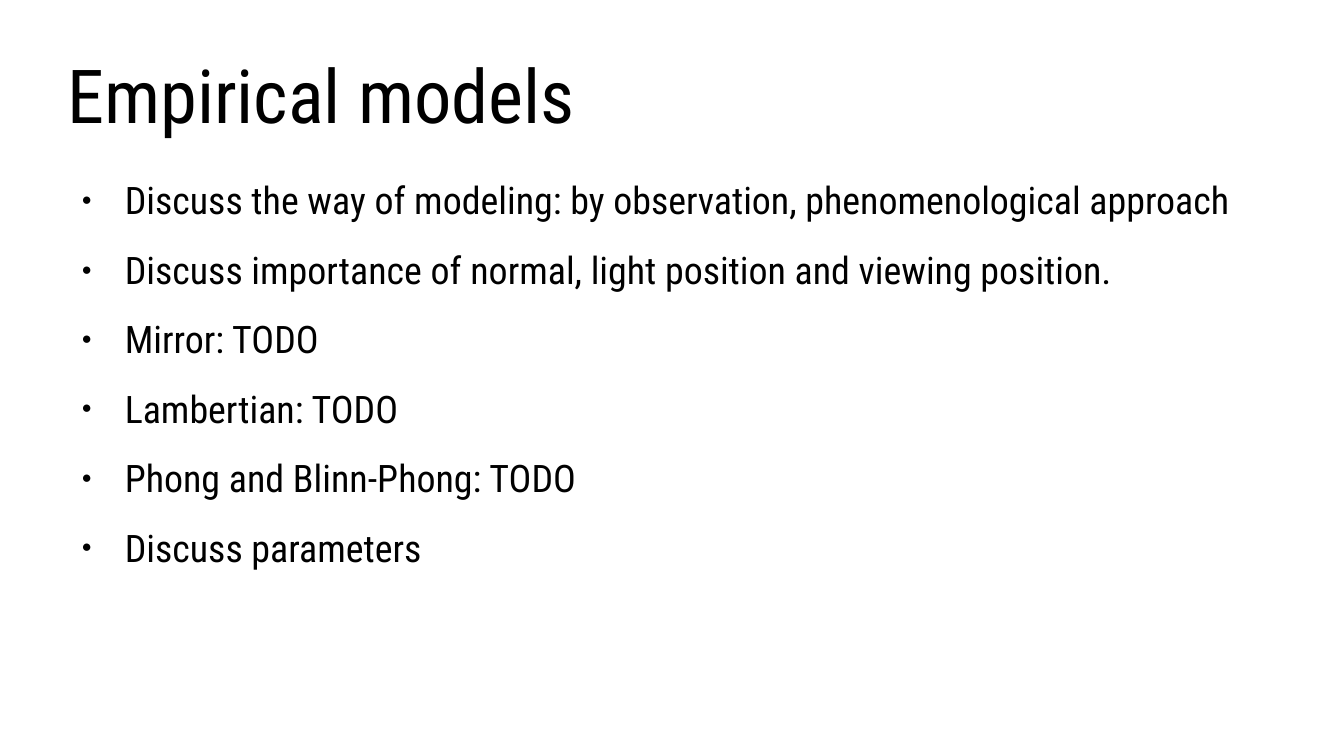
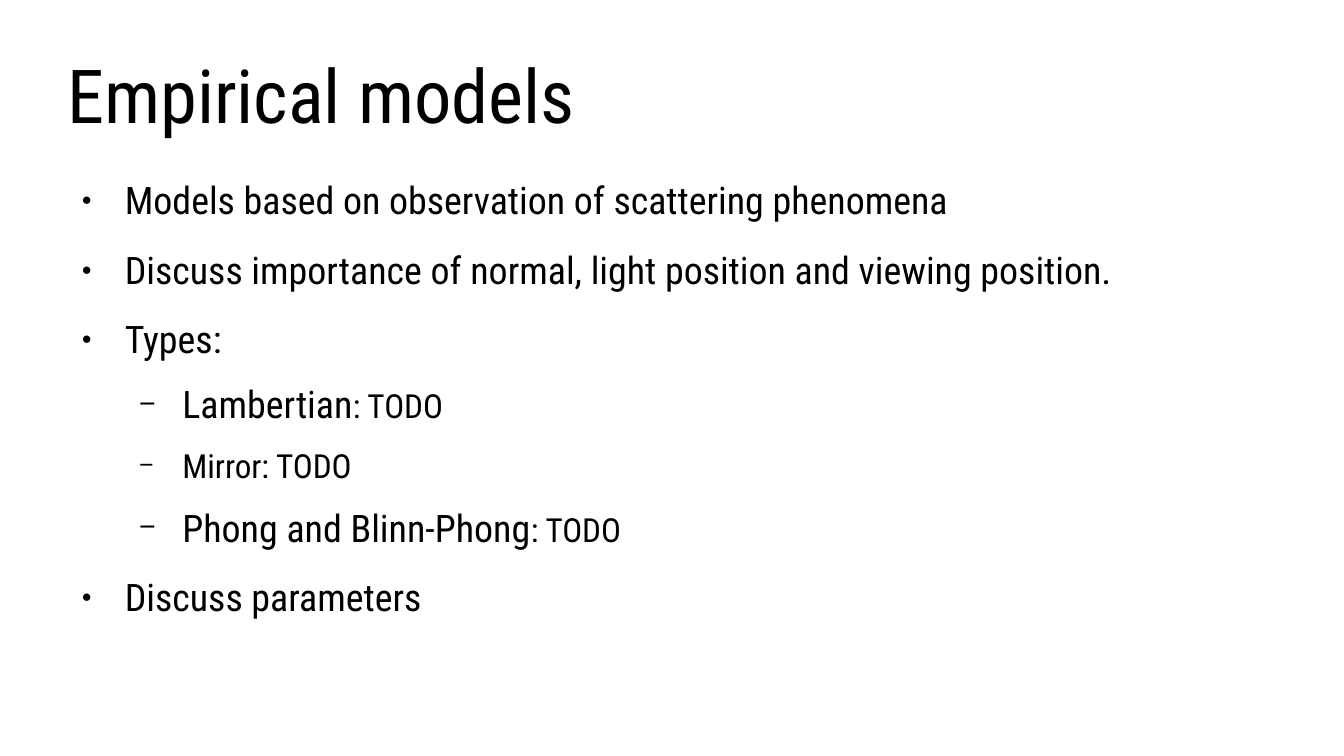
Before and after one commit to lorentzo/IntroductionToComputerGraphics, a slide deck: slide 37 of lectures/3_foundations_3d_scene/3_2_2_3D_models_material.odp (slide 34 before the commit). Drawn at 1344x756 pixels with LibreOffice and Linux fonts; fonts in the diff are those of the drawing. Boxes give left, top, right and bottom in pixels: in the first picture for what was removed or moved away, otherwise in the second. Text is boxed around its words. In the diff, an @@ line names an element or a change of style, - is before the commit and + after.

```diff
--- a/lectures/3_foundations_3d_scene/3_2_2_3D_models_material.odp
+++ b/lectures/3_foundations_3d_scene/3_2_2_3D_models_material.odp
@@ text at [125, 185, 948, 222]: text changed @@
-● Discuss the way of modeling: by observation, phenomenological approach
+● Models based on observation of scattering phenomena
@@ text at [125, 326, 443, 419]: paragraphs added @@
+● Types:
+  − Lambertian: TODO
@@ text at [125, 394, 398, 424]: paragraph removed @@
-● Lambertian: TODO
@@ text at [182, 454, 622, 550]: size 22.4 to 19.6 pt in "Mirror: TODO", "Blinn-Phong: TODO"; bullet ● to −; list level 1 to 2 in "Mirror: TODO"; list level 1 to 2 in "Phong and Blinn-Phong: TODO" @@
```
Also in this commit, not shown: 11 other slides changed, 12 slides added, 1 slide removed, 7 other files.
